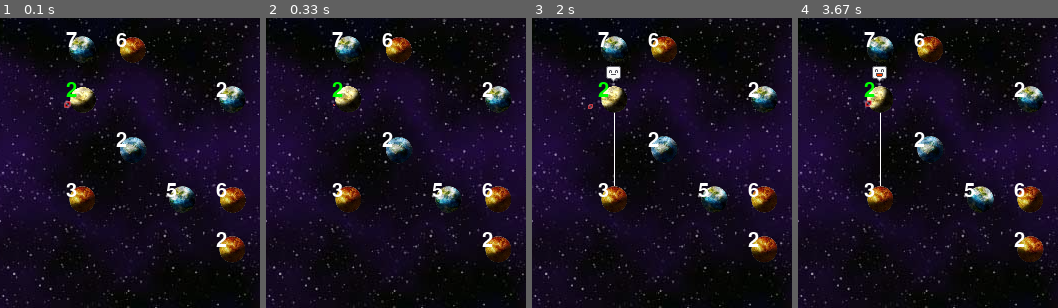
Above: before the commit, frames 1-4 (left to right).
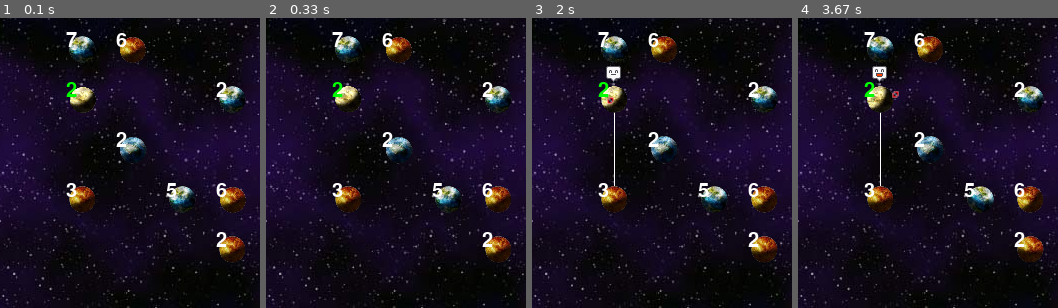
Above: after the commit, the same moments.

Repository: chickentuna/Wakusei-no-hashi
Game: pygame game, started from hashi_play.py
Same seed, same stepped clock (60 frames per second), same inputs: the game is played once before the commit and once after it. The source is Python 2; it was converted automatically to run under Python 3.
Inputs (mouse positions are % of the whole screen's width and height, from its top left):
- Up to frame 1 (0.1 s): no input
- Up to frame 2 (0.33 s): no input
- Up to frame 3 (2 s): click (50, 50) at 0.38 s; click (60, 72) at 0.72 s; click (62, 59) at 1.05 s; click (26, 30) at 1.38 s; click (50, 62) at 1.72 s
- Up to frame 4 (3.67 s): click (36, 29) at 2.05 s; click (85, 76) at 2.38 s; click (18, 60) at 2.72 s; click (21, 31) at 3.05 s; click (26, 68) at 3.38 s
The pictures show only the part of the screen within x 49-99%, y 44-94%; the shares and areas given below are measured in that part.

The runs differ from the first frame. In frame 1, less than 0.1% of the frame differs, in the area x 24-28%, y 28-32%; in frame 2, less than 0.1%; in frame 3, less than 0.1%; in frame 4, 0.1%, in the area x 25-39%, y 25-31%.

Commit message:
started ship spawn/despawn algo

Diff:
--- a/hashi.py
+++ b/hashi.py
@@ -1,6 +1,7 @@
 import random, sector, sys
 import inspect
 import hashi_play
+from ship import Ship
 from hashi_load import *
 
 WATER = 0
@@ -254,18 +255,13 @@
             if node.flooded == False:
                 node.flooded = True
                 neighbours = []
-                #print "the node "+str((node.x,node.y))
                 if node.up > 0:
-                    #print "connects with up "#+ str((node.x,node.y+1))
                     neighbours += [self.getNextIsland(node.x, node.y,v=1)]
                 if node.down > 0:
-                    #print "connects with down "#+ str((node.x,node.y-1))
                     neighbours += [self.getNextIsland(node.x, node.y,v=-1)]
                 if node.left > 0:
-                    #print "connects with left "#+ str((node.x-1,node.y))
                     neighbours += [self.getNextIsland(node.x, node.y,h=-1)]
                 if node.right > 0:
-                    #print "connects with right "#+ str((node.x+1,node.y))
                     neighbours += [self.getNextIsland(node.x, node.y,h=1)]
                 for pos in neighbours :
                     self.updateHappiness(pos)
@@ -540,6 +536,7 @@
     def __init__(self, node):
         pygame.sprite.DirtySprite.__init__(self)
         self.node = node
+        self.ships = []
         self.images = self.images_happy
         self.image = self.images[0]
         self.frame = 0
@@ -556,10 +553,20 @@
             sector.visible_sprites.remove(self)
 
     def update(self):
-        if (self.node.happiness == Happy.yes or self.node.happiness == Happy.no) and self.visible == 0:
+
+        if (self.node.happiness == Happy.no) and self.visible == 0:
             self.show(1)
-        elif (self.node.happiness == Happy.neutral and self.visible == 1):
+            for ship in self.ships:
+                ship.comeHome();
+            self.ships = []
+        elif (self.node.happiness == Happy.yes) and self.visible == 0:
+            self.show(1)
+            self.ships.append(Ship(self.node))
+        elif (self.node.happiness == Happy.neutral) and self.visible == 1:
             self.show(0)
+            for ship in self.ships:
+                ship.comeHome();
+            self.ships = []
 
         if (self.images is self.images_happy):
             if (self.node.happiness != Happy.yes):
--- a/hashi_play.py
+++ b/hashi_play.py
@@ -31,6 +31,7 @@
 
 def vectorAdd(xs,ys):
     return tuple(x + y for x, y in zip(xs, ys))
+
 def vectorMult(xs,ys):
     if isinstance(xs, (int,float)):
         return tuple([y * xs for y in ys])
@@ -180,7 +181,7 @@
             if iteration>size**4:
                 break
     guess = GuessGrid(g)
-    Ship(guess.center)
+    #Ship(guess.center)
 
     running = True
     game_state = 'running'
--- a/ship.py
+++ b/ship.py
@@ -32,13 +32,17 @@
 		self.state = Ship.orbiting
 		self.image_init = self.images[0]
 		self.image = self.image_init
-		#self.add(self.container)
-		#self.add(sector.visible_sprites)
 		self.gravity_center = hashi_play.vectorAdd(hashi_play.grid_offset, hashi_play.cellCenter((node.y,node.x)))
 		self.rect = self.image.get_rect(center = self.gravity_center)
 		self.direction = random.randint(0,359)
 		self.theta = 0
 
+
+
+	def comeHome(self):
+		self.container.remove(self)
+		sector.visible_sprites.remove(self)
+		speed = 0
 
 	def update(self):
 		if self.state == Ship.orbiting:
